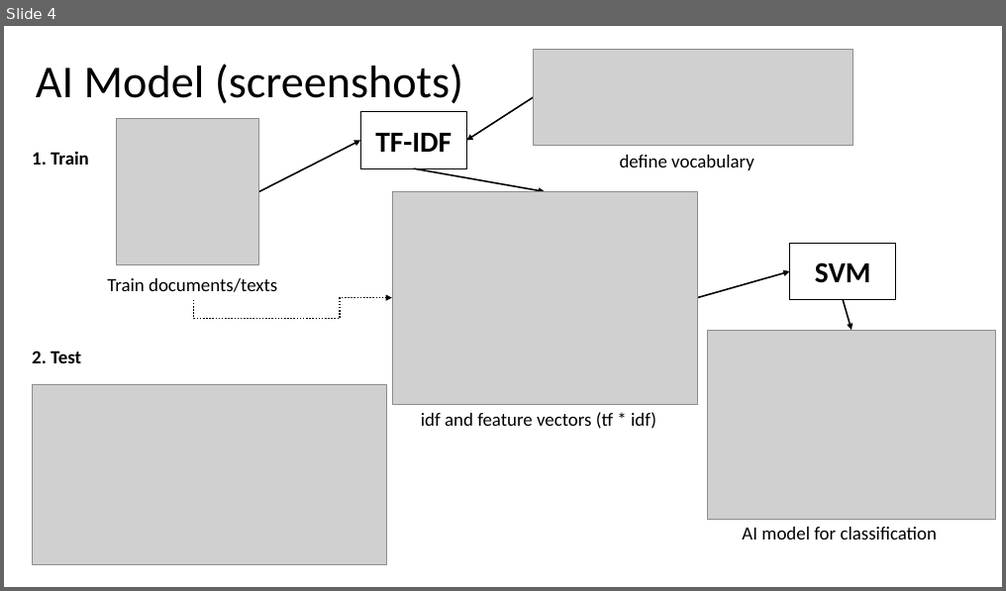
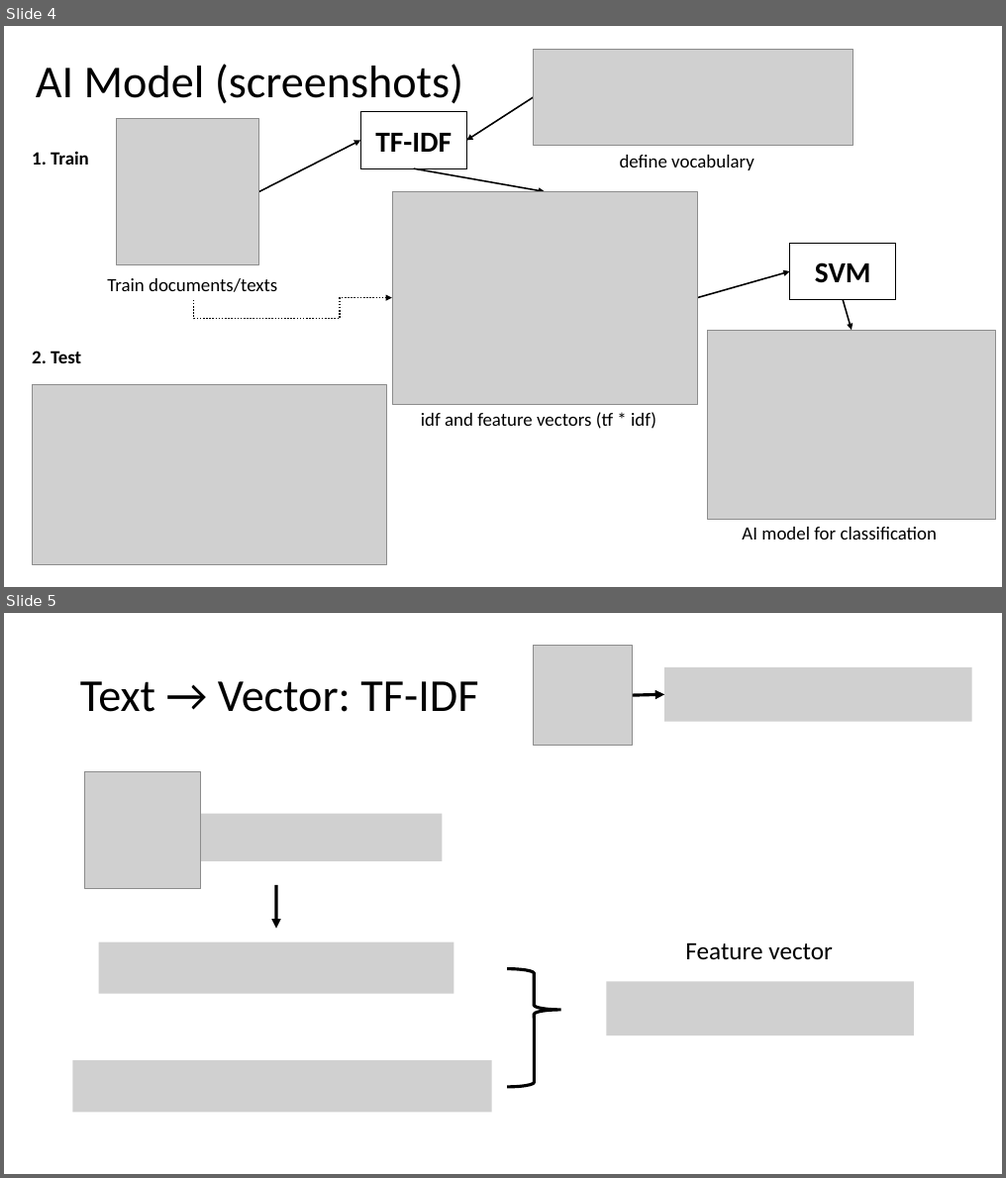
Before and after one commit to Adhisetama/tugas-sentiment-analysis-tfidf-svm, a slide deck: Sentiment Analysis dengan TF-IDF dan SVM.pptx. Shown one above the other, each under a label of ours: slide 4 before the commit, slides 4 and 5 after it. The pictures are 1006x591 and 1006x1178 pixels, drawn with LibreOffice and Linux fonts; fonts in the diff are those of the drawing; grey boxes stand for pictures. Boxes give left, top, right and bottom in pixels: in the first picture for what was removed or moved away, otherwise in the second. Text is boxed around its words. In the diff, an @@ line names an element or a change of style, - is before the commit and + after.

```diff
--- a/Sentiment Analysis dengan TF-IDF dan SVM.pptx
+++ b/Sentiment Analysis dengan TF-IDF dan SVM.pptx
@@ slide 5 added at (x1=4, y1=613, x2=1002, y2=1174), background #FFFFFF @@
@@ picture added at (x1=534, y1=646, x2=633, y2=745) @@
@@ picture added at (x1=665, y1=667, x2=973, y2=722) @@
@@ title added at (x1=80, y1=681, x2=478, y2=712), 44 pt, text #000000 @@
+Text → Vector: TF-IDF
@@ arrow added from (633, 695) to (665, 694), #000000 3 pt @@
@@ picture added at (x1=84, y1=771, x2=201, y2=888) @@
@@ picture added at (x1=174, y1=814, x2=442, y2=861) @@
@@ arrow added from (276, 885) to (276, 928), #000000 3 pt @@
@@ picture added at (x1=99, y1=943, x2=453, y2=994) @@
@@ text added at (x1=685, y1=943, x2=833, y2=960), 24 pt, text #000000 @@
+Feature vector
@@ right brace added at (x1=507, y1=969, x2=561, y2=1087), outline #000000 3 pt @@
@@ picture added at (x1=607, y1=982, x2=915, y2=1036) @@
@@ picture added at (x1=73, y1=1060, x2=492, y2=1112) @@
```
Also in this commit, not shown: 2 slides changed, 5 other slides added, 1 other file.
